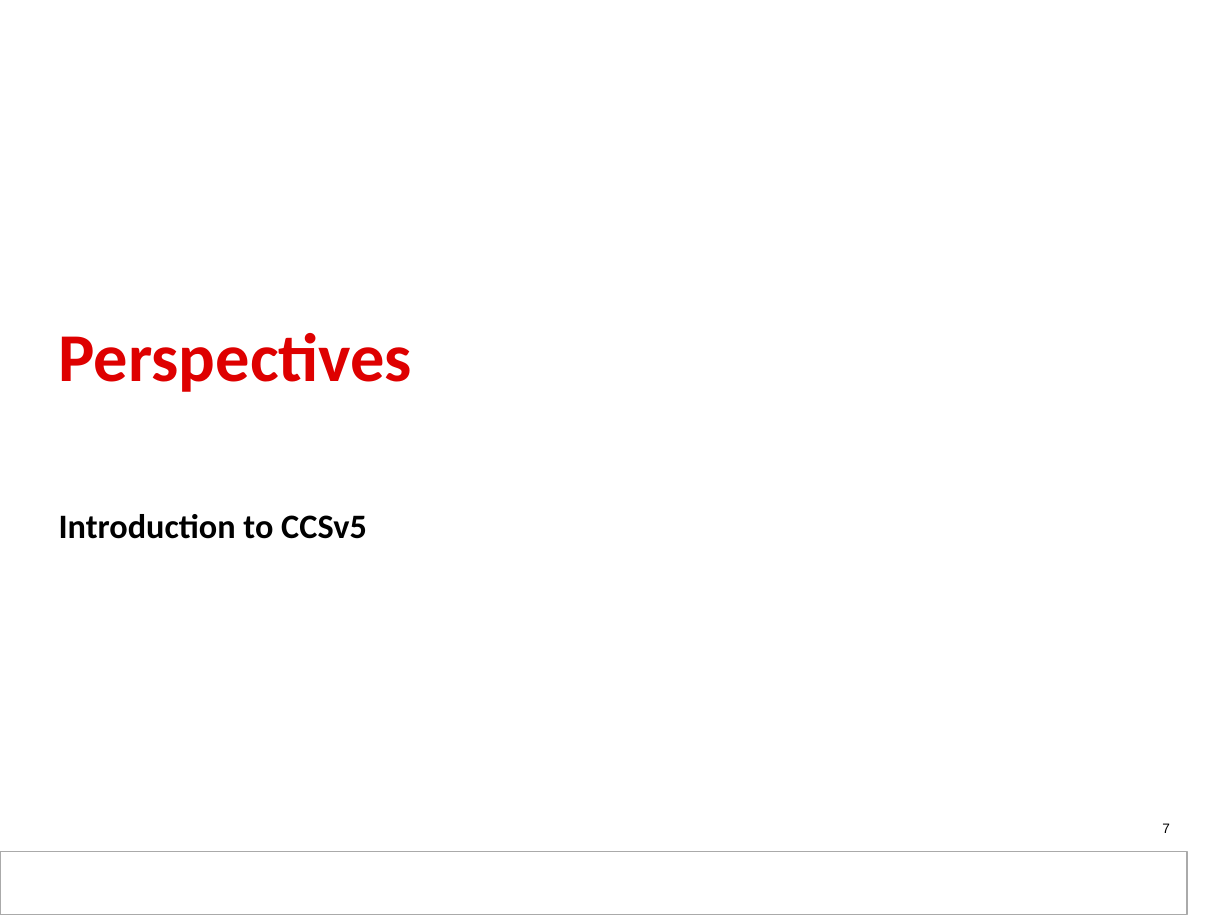
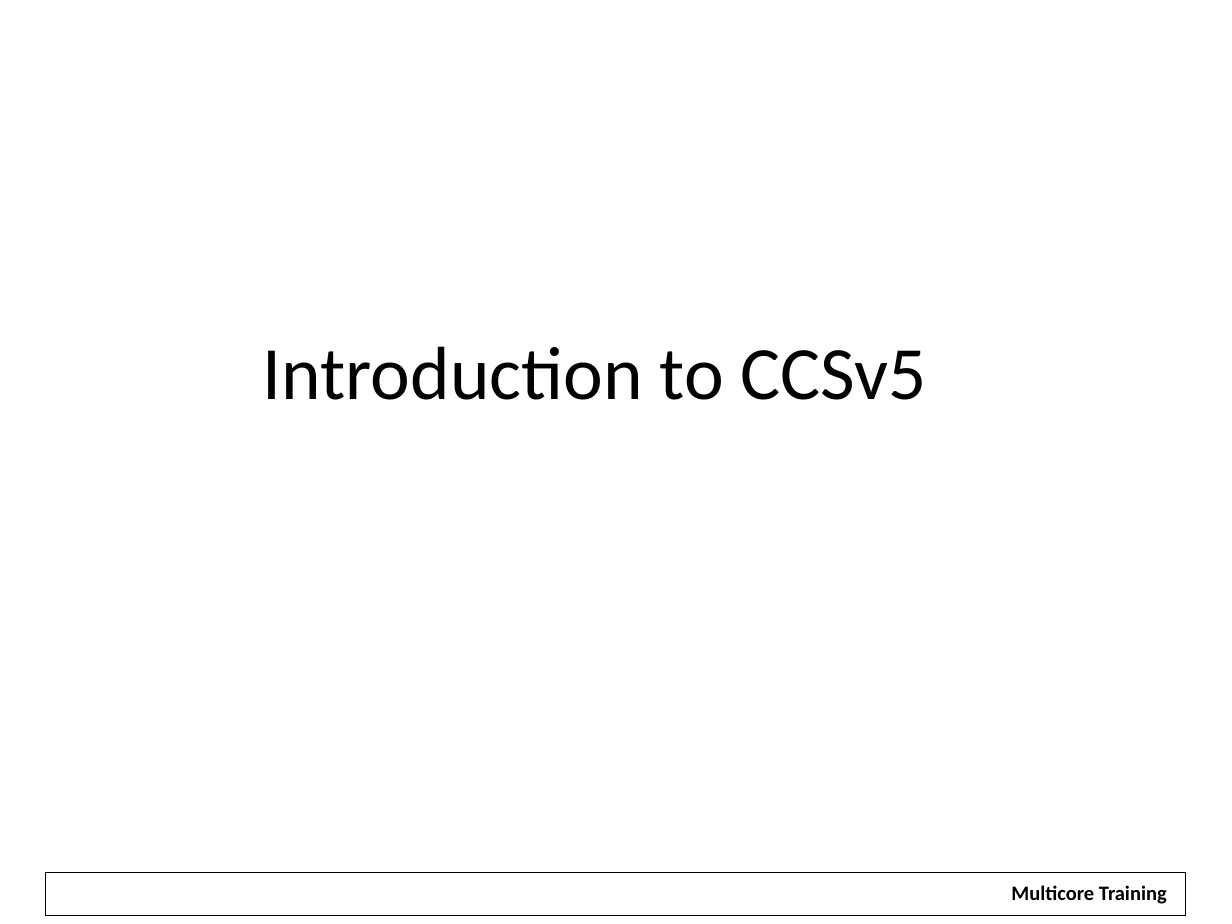
Before and after one commit to hari1989/keystone-workshop, a slide deck: slide 1 of slides/Intro to CCSv5.pptx (slide 7 before the commit). Drawn at 1232x924 pixels with LibreOffice and Linux fonts; fonts in the diff are those of the drawing; background and template pictures are left out. Boxes give left, top, right and bottom in pixels: in the first picture for what was removed or moved away, otherwise in the second. Text is boxed around its words. In the diff, an @@ line names an element or a change of style, - is before the commit and + after.

```diff
--- a/slides/Intro to CCSv5.pptx
+++ b/slides/Intro to CCSv5.pptx
@@ title "Introduction to CCSv5": place and size @@
-title "Introduction to CCSv5" at (59,514,367,539)
+title "Introduction to CCSv5" at (263,346,927,400)
@@ title "Introduction to CCSv5" at (263,346,927,400): size 20 to 44 pt, bold off; alignment left to centre; less space between paragraphs @@
@@ title removed at (59,333,412,392) @@
-Perspectives
@@ page number removed at (1162,823,1170,833) @@
-7
@@ rectangle removed at (0,853,1183,914) @@
@@ rectangle removed at (0,851,1188,914) @@
@@ rectangle: place and size @@
-rectangle at (6,853,1184,914)
+rectangle at (46,872,1186,915)
@@ rectangle at (46,872,1186,915): fill #FFFFFF to none; outline none to #000000 0.75 pt @@
@@ text added at (1011,885,1167,904), 12 pt, text #000000, bold @@
+Multicore Training
```
Also in this commit, not shown: 18 other slides changed, 4 slides added, 4 slides removed, 2 other files.
